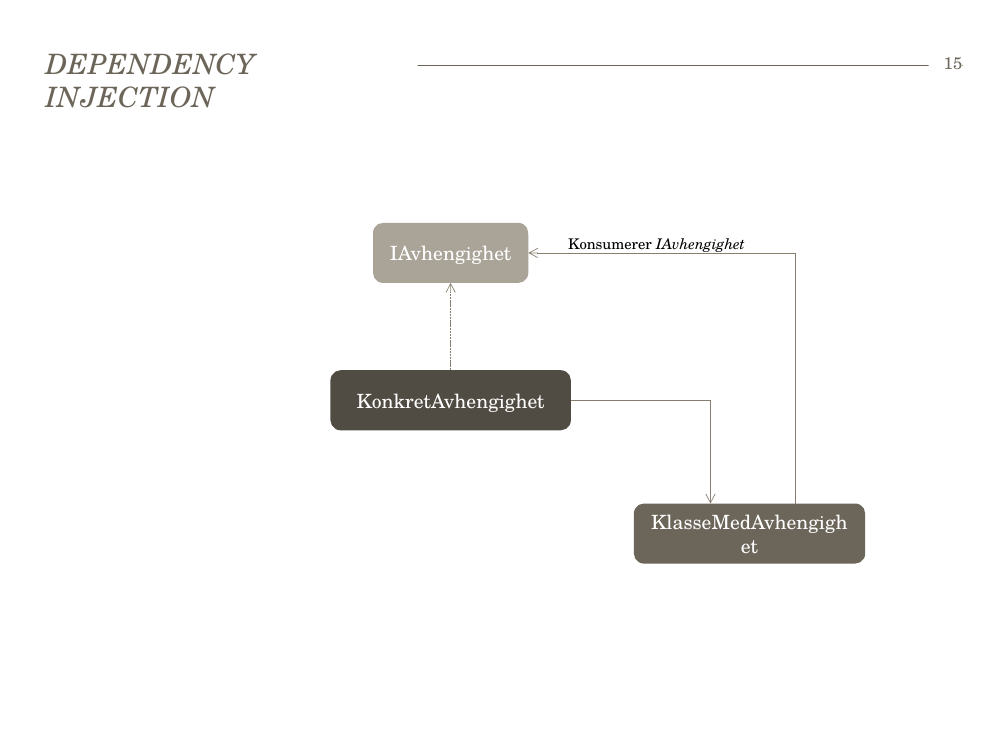
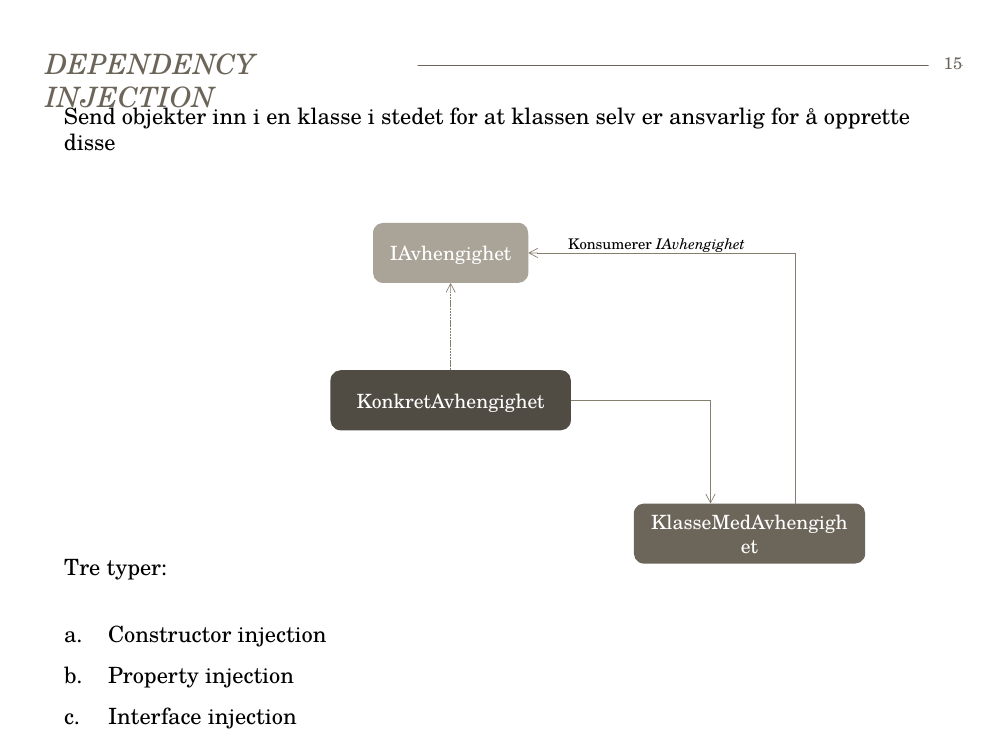
Before and after one commit to bekk/dotnetkurs, a slide deck: slide 15 of tdd/TDD.pptx. Drawn at 1008x756 pixels with LibreOffice and Linux fonts; fonts in the diff are those of the drawing. Boxes give left, top, right and bottom in pixels: in the first picture for what was removed or moved away, otherwise in the second. Text is boxed around its words. In the diff, an @@ line names an element or a change of style, - is before the commit and + after.

Commit message:
Added more info om dependency injection

```diff
--- a/tdd/TDD.pptx
+++ b/tdd/TDD.pptx
@@ text added at (x1=64, y1=102, x2=910, y2=129), 16 pt, text #000000 @@
+Send objekter inn i en klasse i stedet for at klassen selv er ansvarlig for å opprette disse
@@ text added at (x1=64, y1=558, x2=327, y2=729), 16 pt, text #000000 @@
+Tre typer:
+a. Constructor injection
+b. Property injection
+c. Interface injection
```
Also in this commit, not shown: 1 other slide changed.
